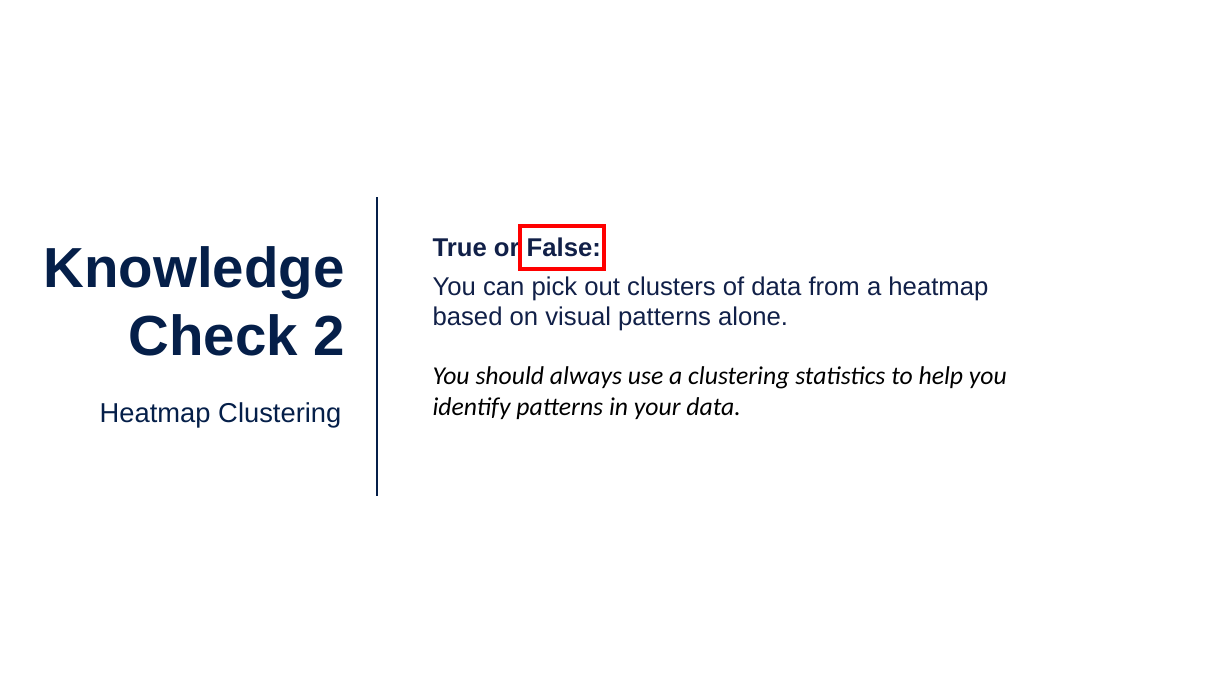
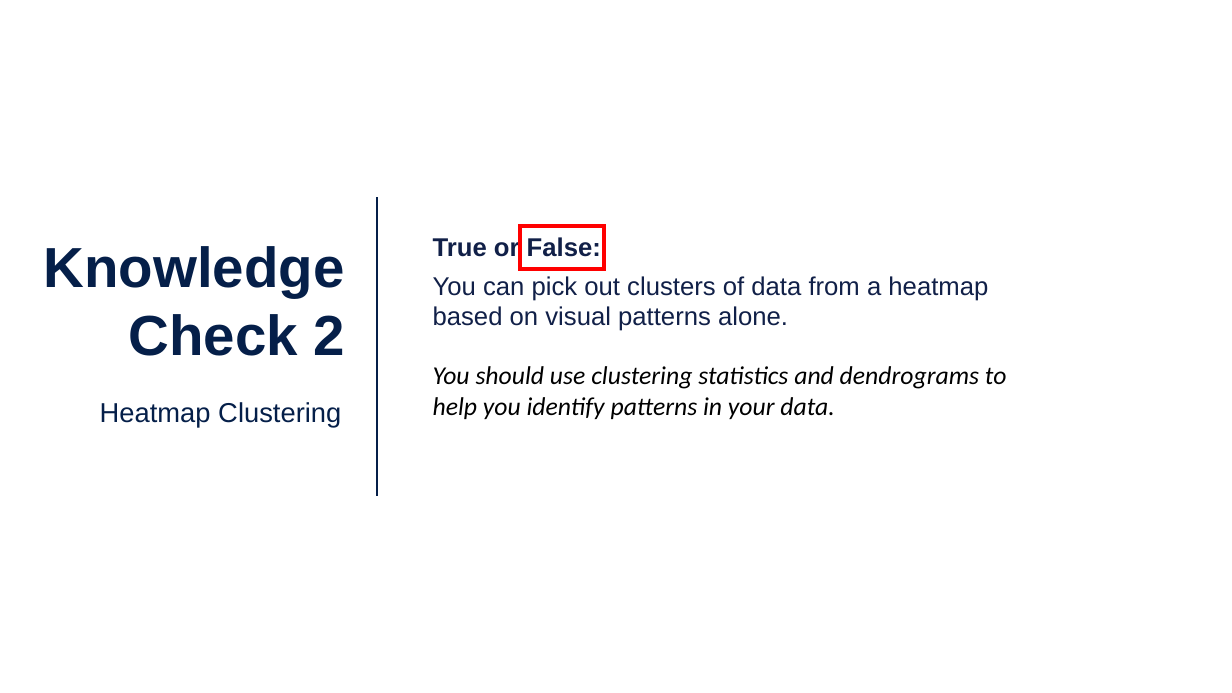
Before and after one commit to UCSF-DSI/r4viz_4, a slide deck: slide 5 of slides.pptx. Drawn at 1232x693 pixels with LibreOffice and Linux fonts; fonts in the diff are those of the drawing. Boxes give left, top, right and bottom in pixels: in the first picture for what was removed or moved away, otherwise in the second. Text is boxed around its words. In the diff, an @@ line names an element or a change of style, - is before the commit and + after.

Commit message:
minor update to slides

```diff
--- a/slides.pptx
+++ b/slides.pptx
@@ text at (433,366,1007,419): text changed @@
-You should always use a clustering statistics to help you identify patterns in your data.
+You should use clustering statistics and dendrograms to help you identify patterns in your data.
```
